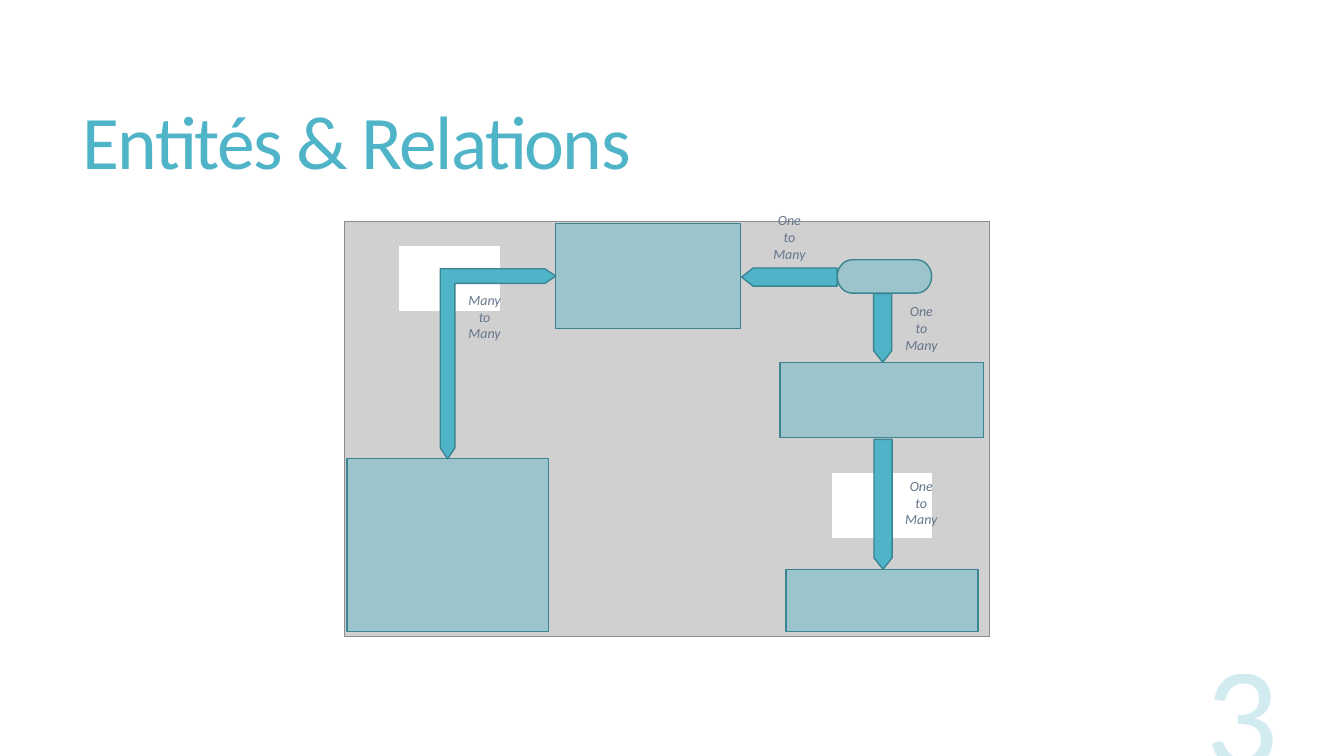
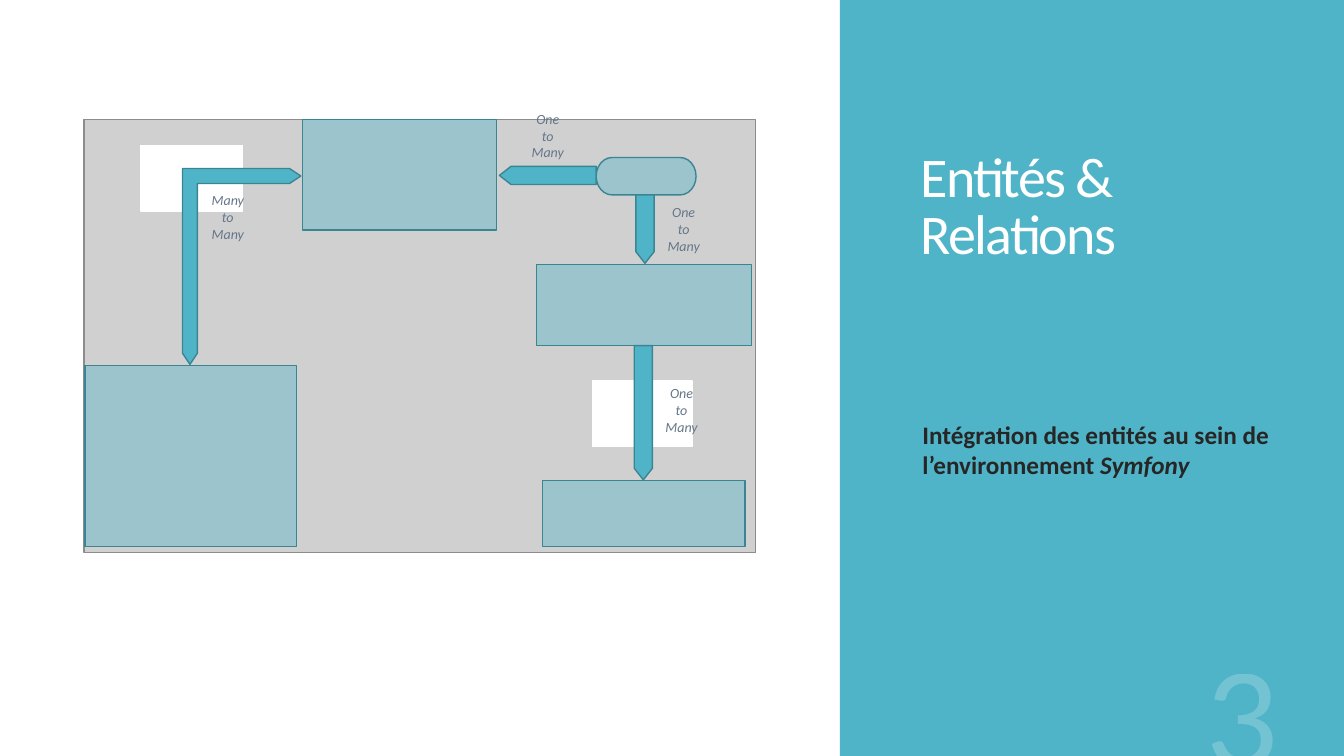
Before and after one commit to jmcasaubon/ProjGestSessForm, a slide deck: slide 3 of design/Présentation GSF.pptx. Drawn at 1344x756 pixels with LibreOffice and Linux fonts; fonts in the diff are those of the drawing; grey boxes stand for pictures. Boxes give left, top, right and bottom in pixels: in the first picture for what was removed or moved away, otherwise in the second. Text is boxed around its words. In the diff, an @@ line names an element or a change of style, - is before the commit and + after.

```diff
--- a/design/Présentation GSF.pptx
+++ b/design/Présentation GSF.pptx
@@ rectangle added at (840, 0, 1344, 756), fill #50B4C8 @@
@@ title "Entités & Relations": place and size @@
-title "Entités & Relations" at (83, 116, 631, 170)
+title "Entités & Relations" at (921, 158, 1116, 255)
@@ title "Entités & Relations" at (921, 158, 1116, 255): size 54 to 40 pt, text colour #50B4C8 to #FFFFFF; vertical alignment middle to bottom @@
@@ picture: place and size @@
-picture at (345, 222, 989, 637)
+picture at (84, 120, 756, 553)
@@ rectangle: place and size @@
-rectangle at (400, 246, 500, 310)
+rectangle at (141, 145, 243, 211)
@@ rectangle: place and size @@
-rectangle at (556, 224, 740, 329)
+rectangle at (302, 120, 497, 231)
@@ left up arrow: place and size @@
-left up arrow at (441, 269, 557, 460)
+left up arrow at (182, 168, 300, 364)
@@ left arrow: place and size @@
-left arrow at (742, 268, 838, 286)
+left arrow at (499, 166, 596, 185)
@@ pill shape: place and size @@
-pill shape at (838, 260, 933, 293)
+pill shape at (596, 157, 696, 195)
@@ text "Many" rewrapped from (468, 296, 500, 340) to (212, 193, 244, 241) @@
@@ 2 texts, 1 left arrow: place and size @@
-2 texts, 1 left arrow at (773, 214, 937, 362)
+2 texts, 1 left arrow at (532, 112, 700, 263)
@@ rectangle: place and size @@
-rectangle at (780, 362, 984, 438)
+rectangle at (536, 264, 751, 345)
@@ left arrow: place and size @@
-left arrow at (875, 439, 893, 569)
+left arrow at (635, 345, 653, 479)
@@ rectangle: place and size @@
-rectangle at (347, 459, 548, 631)
+rectangle at (85, 365, 296, 546)
@@ rectangle: place and size @@
-rectangle at (833, 474, 933, 537)
+rectangle at (593, 381, 693, 447)
@@ text "One": place and size @@
-text "One" at (905, 479, 937, 529)
+text "One" at (665, 389, 697, 436)
@@ text added at (922, 426, 1269, 478), 18 pt, text #262626, bold @@
+Intégration des entités au sein de l’environnement Symfony
@@ rectangle: place and size @@
-rectangle at (786, 570, 978, 631)
+rectangle at (542, 481, 745, 546)
@@ page number at (966, 648, 1289, 756): text colour #50B4C8 at 25% opacity to #FFFFFF at 20% opacity @@
```
Also in this commit, not shown: 2 other slides changed, 23 slides added, 3 other files.
